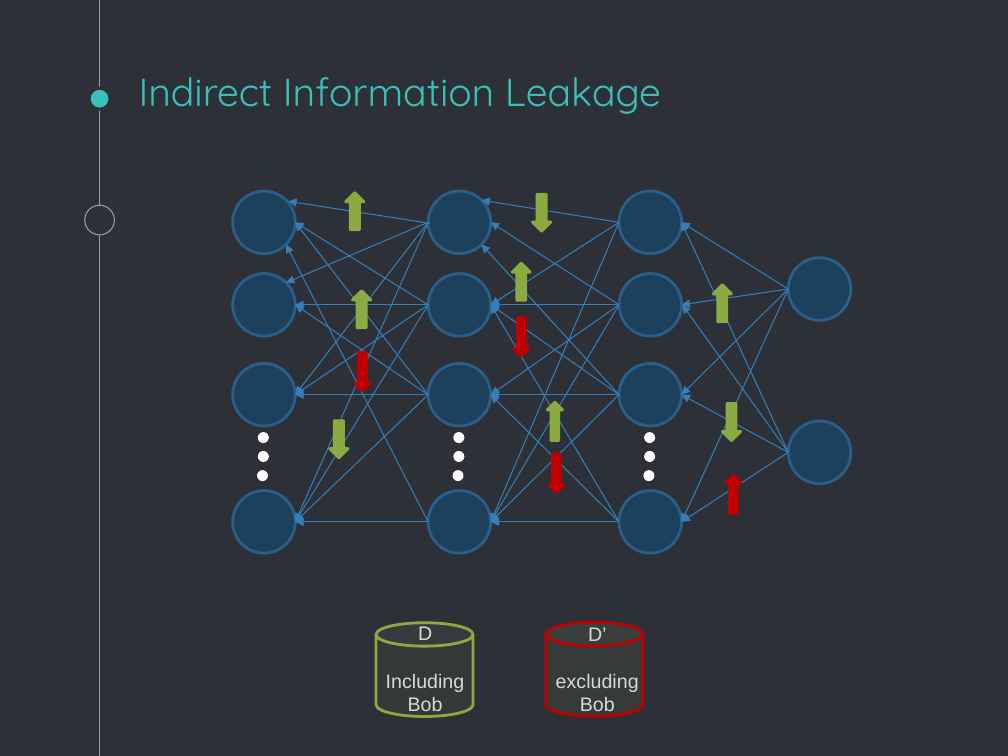
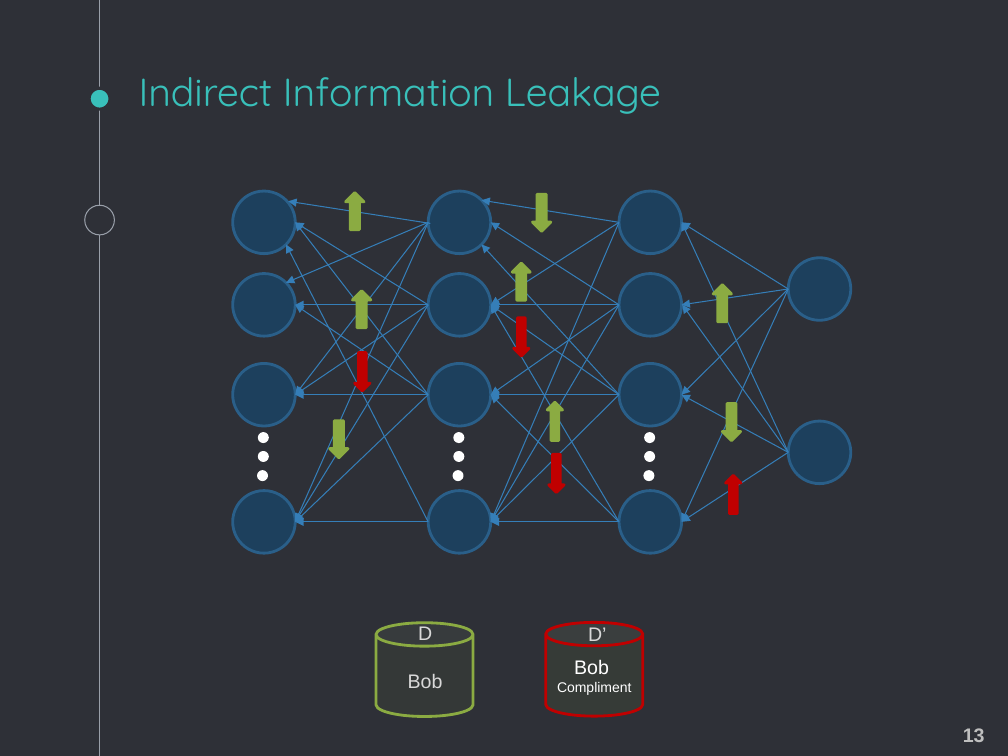
Before and after one commit to vaibhav90/Reading_Exam, a slide deck: slide 15 of ppt_reading_exam.pptx. Drawn at 1008x756 pixels with LibreOffice and Linux fonts; fonts in the diff are those of the drawing. Boxes give left, top, right and bottom in pixels: in the first picture for what was removed or moved away, otherwise in the second. Text is boxed around its words. In the diff, an @@ line names an element or a change of style, - is before the commit and + after.

```diff
--- a/ppt_reading_exam.pptx
+++ b/ppt_reading_exam.pptx
@@ text at [386, 674, 465, 692]: paragraph removed @@
-Including
@@ text in cylinder at [408, 674, 631, 695]: text added @@
+Bob
+Compliment
@@ text at [556, 674, 639, 716]: paragraphs removed @@
-excluding
-Bob
@@ text added at [963, 728, 985, 742], 14 pt, text #BFBFBF, bold @@
+13
```
Also in this commit, not shown: 17 other slides changed.
